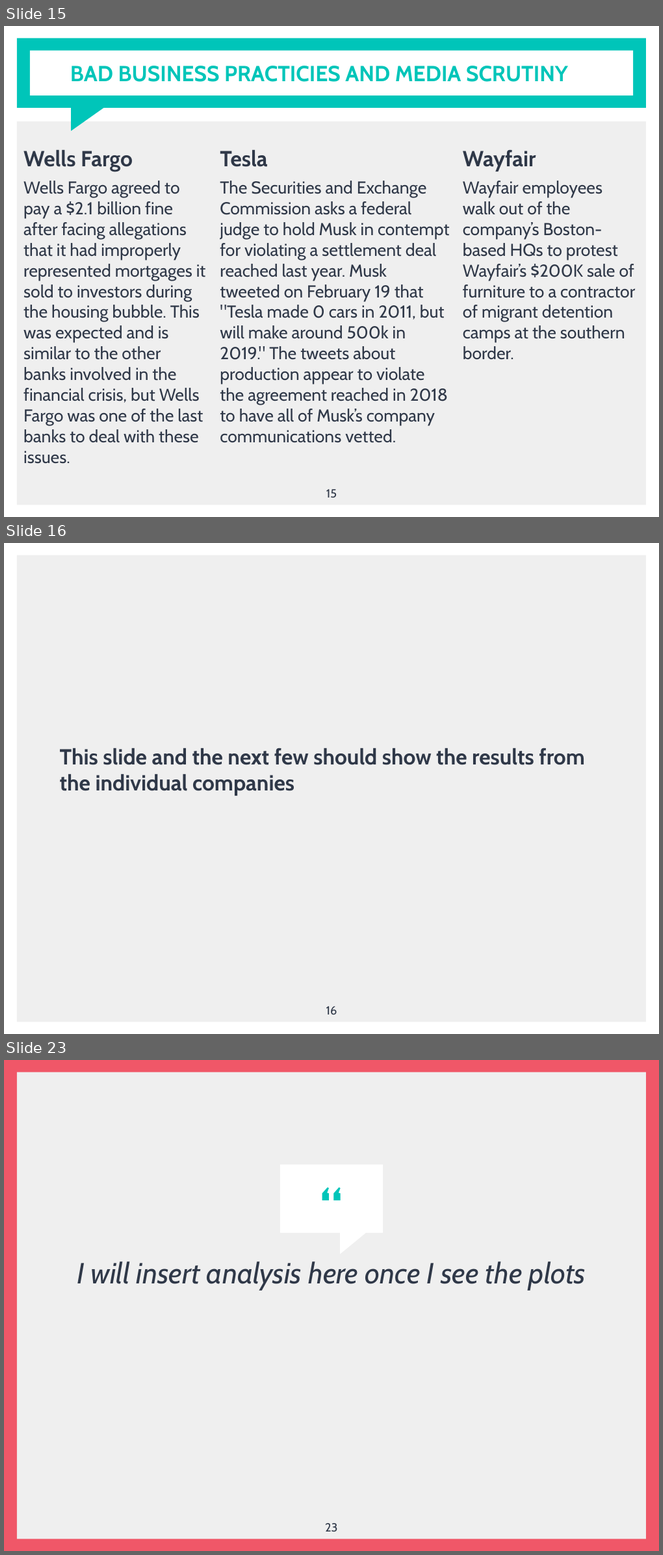
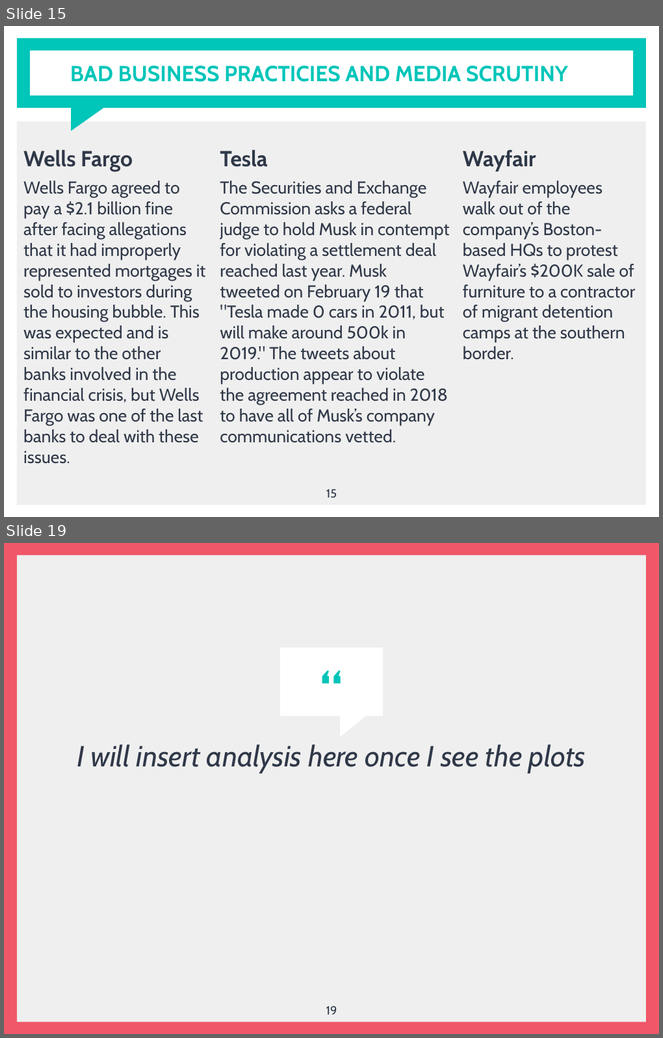
Before and after one commit to jsialcalde/news_project, a slide deck: News Project Presentation.pptx. Shown one above the other, each under a label of ours: slides 15, 16 and 23 before the commit, slides 15 and 19 after it; the slides between them are not shown. The pictures are 663x1555 and 663x1038 pixels, drawn with LibreOffice and Linux fonts; fonts in the diff are those of the drawing. Boxes give left, top, right and bottom in pixels: in the first picture for what was removed or moved away, otherwise in the second. Text is boxed around its words. In the diff, an @@ line names an element or a change of style, - is before the commit and + after.

```diff
--- a/News Project Presentation.pptx
+++ b/News Project Presentation.pptx
@@ slide 16 removed at box(4, 543, 659, 1034), background #FFFFFF; not listed: 1 template element that a slide beside it also shows @@
@@ subtitle removed at box(60, 748, 585, 791) @@
-This slide and the next few should show the results from the individual companies
@@ page number removed at box(326, 1006, 337, 1015) @@
-16
@@ what was slide 23 is now slide 19 @@
@@ page number at box(326, 1006, 337, 1015): text changed @@
-23
+19
```
Also in this commit, not shown: 3 slides added, 6 other slides removed.
